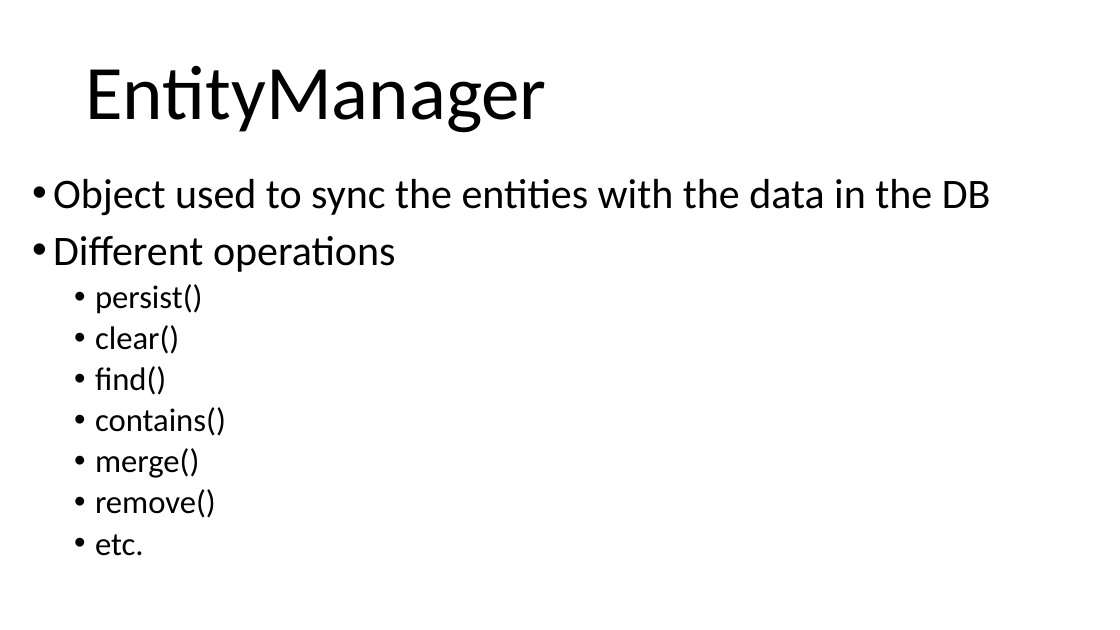
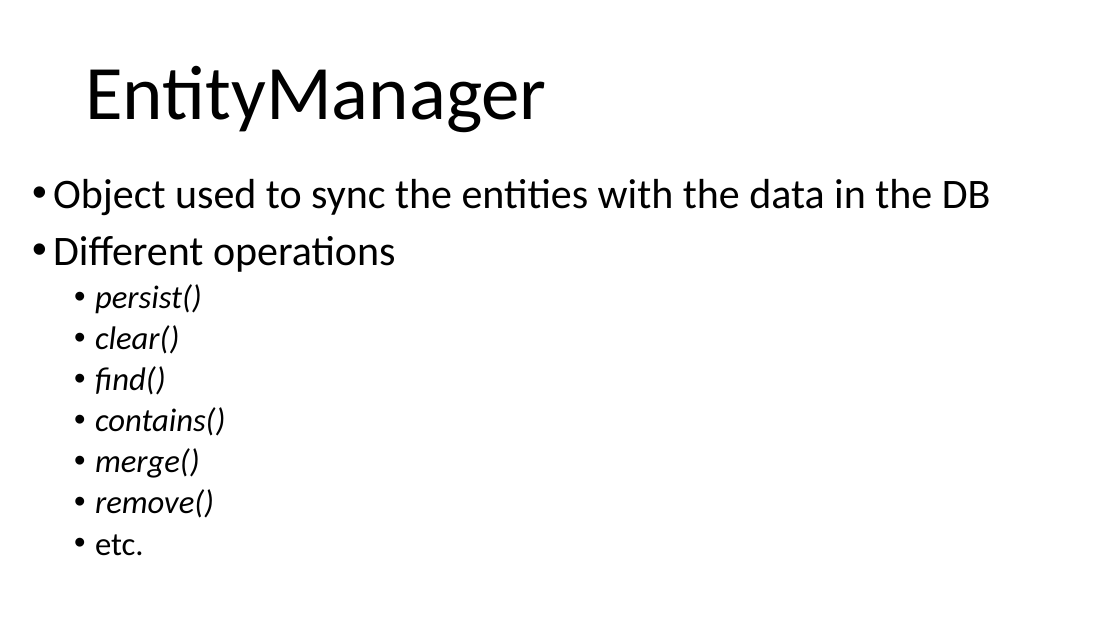
Before and after one commit to arcuri82/testing_security_development_enterprise_systems, a slide deck: slide 8 of doc/intro/slides/lesson_02_jpa.pptx (slide 5 before the commit). Drawn at 1120x630 pixels with LibreOffice and Linux fonts; fonts in the diff are those of the drawing. Boxes give left, top, right and bottom in pixels: in the first picture for what was removed or moved away, otherwise in the second. Text is boxed around its words. In the diff, an @@ line names an element or a change of style, - is before the commit and + after.

```diff
--- a/doc/intro/slides/lesson_02_jpa.pptx
+++ b/doc/intro/slides/lesson_02_jpa.pptx
@@ text at [95, 284, 225, 518]: italic on in "persist()", "clear()", "find()", "contains()" and 2 more places @@
```
Also in this commit, not shown: 2 other slides changed, 4 slides added, 1 other file.
